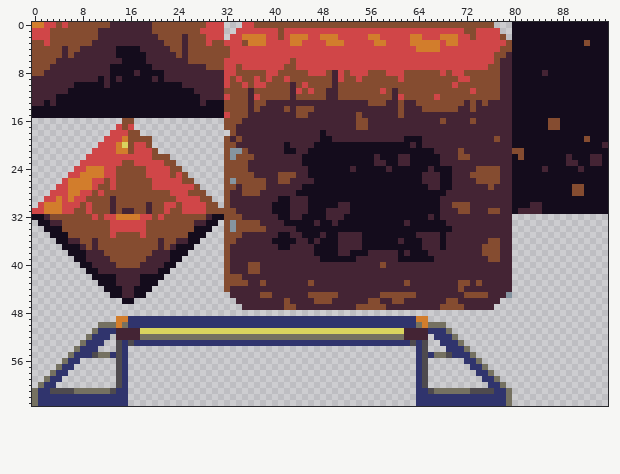
File history of a sprite sheet, SteelPurge/assets/texture/tile_set.png. That is the earlier state.
The file is 96x64 pixels.
After:
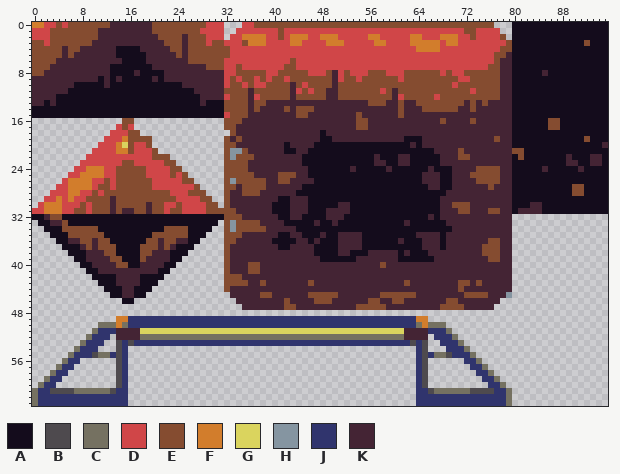
Palette (. is transparent): A #140c1c  B #4e4a4e  C #757161  D #d04648  E #854c30  F #d27d2c  G #dad45e  H #8595a1  J #30346d  K #442434
Difference:
Changed rows in their new state; - is an unchanged pixel.
first column x 5:
32 AAAAAAAAAAAAAAAAAAAAAAAAA
33 -AAAAAAAAAAAAAAAAAAAAAAA-
34 ------AAAAAAAAAAA----A---
35 -------AAAAAAAA----------
36 --------AAAAAA-----------
37 ---------AAAA------------
38 ---------AAAA------------
39 ----------AAA------------
40 -----------AA------------
